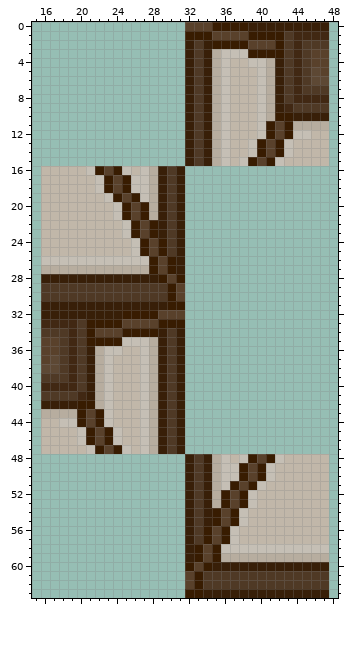
A pixel-art sprite gets an edit: Resources/Textures/Civ14/Structures/Walls/medieval.rsi/medieval2.png. This is how it looked before the edit.
The file is 64x64 pixels. Colours within 5 levels of each other are drawn and written as one. Shown: x 15..48, y 0..63.
New version:
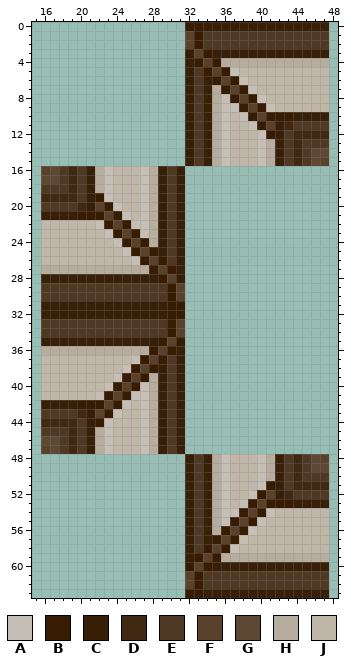
Palette (. is transparent): A #c5bfb5  B #381c01  C #381f08  D #412813  E #4f3925  F #59412b  G #5d4834  H #b7ad9f  J #c1b7a9
Diff:
y 0: x 32..38 FFFBBBB -> BBCCCCC
y 1: x 32 B -> F; x 34..42 BFFFFBBBB -> EEEEEEEEE; x 44..47 DDDD -> EEEE
y 2: x 32..42 CECBBBBFFFB -> FBEEEEEEEEE; x 44 D -> E
y 3: x 32..47 CECHAAABBBBEDEFF -> BFBCCCCCCCCCCCCC
y 4: x 33..40 ECHAJJAA -> BFBHHHHH; x 42..47 CEDEFF -> HHHHHH
y 5: x 34..37 CHAJ -> BFBA; x 40..47 AHCEDEGF -> JJJJJJJJ
y 6: x 35..38 HAJJ -> BFBA; x 40..47 AHCEDEGG -> JJJJJJJJ
y 7: x 36..47 AJJJAHCEDEEE -> BFBAJJJJJJJJ
y 8: x 37..39 JJJ -> BFB; x 41..47 HCEDDDD -> JJJJJJJ
y 9: x 37..47 JJJAHCDEEEE -> ABFBAJJJJJJ
y 10: x 38..41 JJAH -> ABFB
y 11: x 39..47 JABFBHHHH -> ABFCDEEEE
y 12: x 42..47 FBAAJJ -> CEDDDD
y 13: x 39..47 ABFBAJJJJ -> JAHCEDEEE
y 14: x 39..47 ABFBAJJJJ -> JAHCEDEGG
y 15: x 38..47 ABFBAJJJJJ -> JJAHCEDEGF
y 16: x 16..25 JJJJJABFBA -> FGEDECHAJJ
y 17: x 16..26 JJJJJJABFBA -> GGEDECHAJJJ
y 18: x 16..26 JJJJJJABFBA -> EEEDECHAJJJ
y 19: x 16..22 JJJJJJJ -> DDDDECB; x 24..26 BFB -> JJJ
y 20: x 16..23 JJJJJJJJ -> EEEEDCFB; x 25..27 BFB -> JJA
y 21: x 16..27 JJJJJJJJABFB -> CCCCBBBFBAJA
y 22: x 22..28 JJJABFB -> ABFBAAH
y 23: x 23..25 JJA -> ABF; x 27..28 FB -> AH
y 24: x 24..26 JJA -> ABF; x 28..29 FB -> HC
y 25: x 25..29 JABFB -> ABFBC
y 26: x 16..25 AAAAAAAAAA -> JJJJJJJJJJ; x 27..30 ABFB -> BFBE
y 32: x 25..31 BBBBFFF -> CCCCCBB
y 33: x 16..19 DDDD -> EEEE; x 21..29 BBBBFFFFB -> EEEEEEEEE; x 31 B -> F
y 34: x 19 D -> E; x 21..31 BFFFBBBBCEC -> EEEEEEEEEBF
y 35: x 16..31 FFEDEBBBBAAAHCEC -> CCCCCCCCCCCCCBFB
y 36: x 16..21 FFEDEC -> HHHHHH; x 23..30 AAJJAHCE -> HHHHHBFB
y 37: x 16..23 FGEDECHA -> JJJJJJJJ; x 26..29 JAHC -> ABFB
y 38: x 16..23 GGEDECHA -> JJJJJJJJ; x 25..28 JJAH -> ABFB
y 39: x 16..27 EEEDECHAJJJA -> JJJJJJJJABFB
y 40: x 16..22 DDDDECH -> JJJJJJJ; x 24..26 JJJ -> BFB
y 41: x 16..26 EEEEDCHAJJJ -> JJJJJJABFBA
y 42: x 22..25 HAJJ -> BFBA
y 43: x 16..24 HHHHBFBAJ -> EEEEDCFBA
y 44: x 16..21 JJAABF -> DDDDEC
y 45: x 16..24 JJJJABFBA -> EEEDECHAJ
y 46: x 16..24 JJJJABFBA -> GGEDECHAJ
y 47: x 16..25 JJJJJABFBA -> FGEDECHAJJ
y 48: x 38..47 ABFBAJJJJJ -> JJAHCEDEGF
y 49: x 37..47 ABFBAJJJJJJ -> JJJAHCEDEGG
y 50: x 37..47 ABFBAJJJJJJ -> JJJAHCEDEEE
y 51: x 37..39 BFB -> JJJ; x 41..47 JJJJJJJ -> BCEDDDD
y 52: x 36..38 BFB -> AJJ; x 40..47 JJJJJJJJ -> BFCDEEEE
y 53: x 36..47 BFBAJJJJJJJJ -> AJABFBBBCCCC
y 54: x 35..41 BFBAJJJ -> HAABFBA
y 55: x 35..36 BF -> HA; x 38..40 AJJ -> FBA
y 56: x 34..35 BF -> CH; x 37..39 AJJ -> FBA
y 57: x 34..38 BFBAJ -> CBFBA
y 58: x 33..36 BFBA -> EBFB; x 38..47 AAAAAAAAAA -> JJJJJJJJJJ
